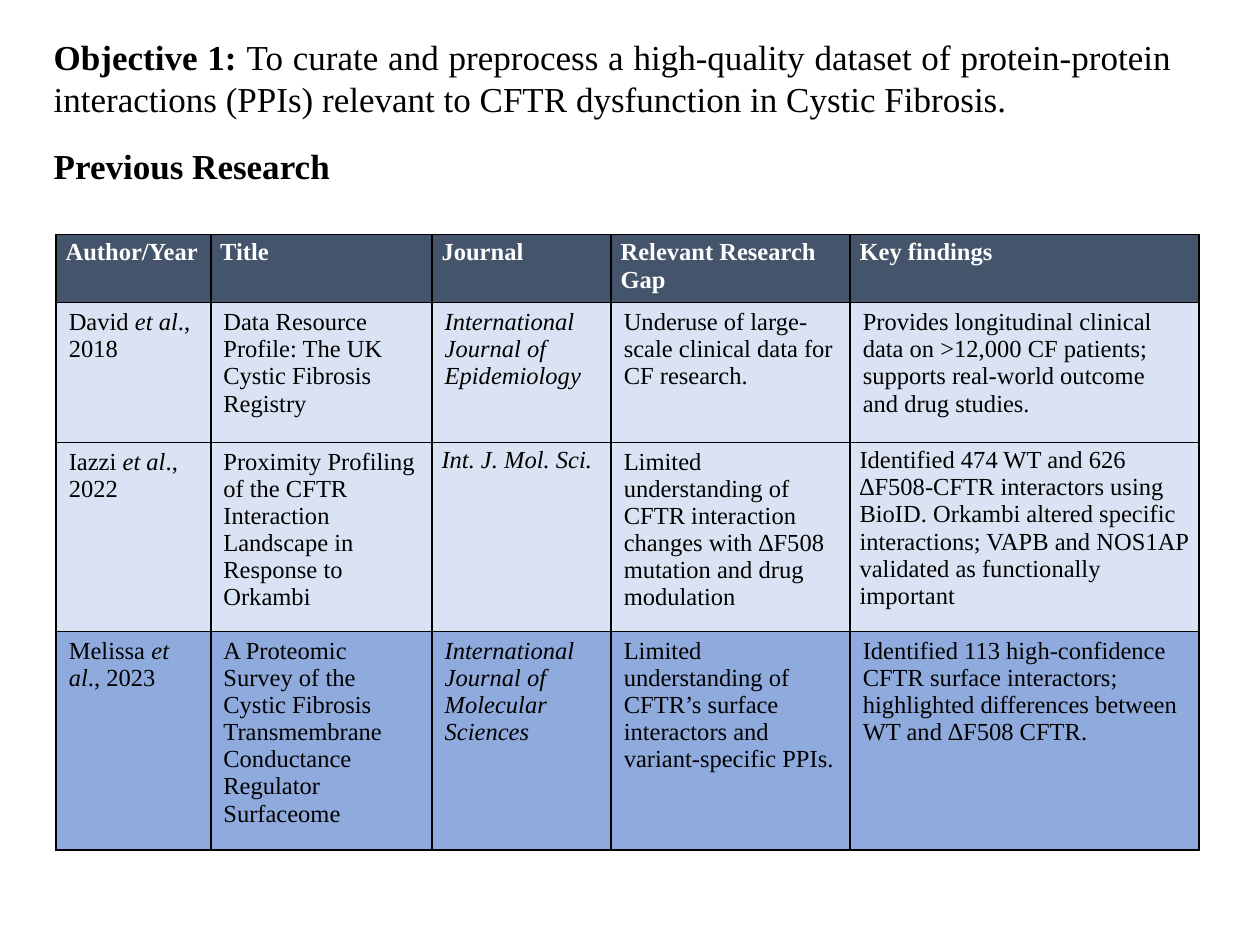
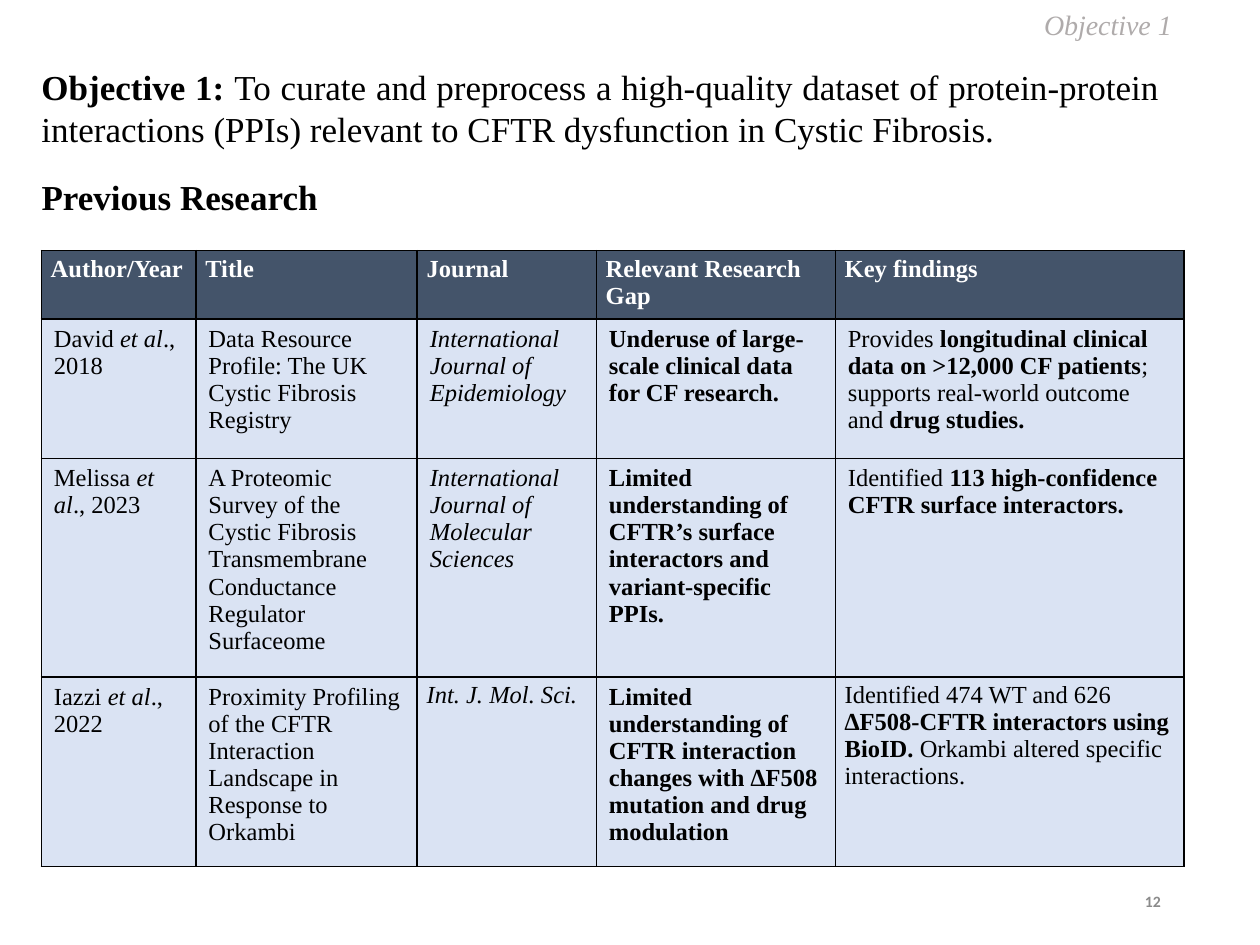
Before and after one commit to Vinoth0202/Training-to-Divya, a slide deck: slide 12 of DC - Dhivya G.pptx (slide 13 before the commit). Drawn at 1260x945 pixels with LibreOffice and Linux fonts; fonts in the diff are those of the drawing. Boxes give left, top, right and bottom in pixels: in the first picture for what was removed or moved away, otherwise in the second. Text is boxed around its words. In the diff, an @@ line names an element or a change of style, - is before the commit and + after.

```diff
--- a/DC - Dhivya G.pptx
+++ b/DC - Dhivya G.pptx
@@ text added at <box>1044,16,1172,41</box>, 16 pt, text #AFABAB, italic @@
+Objective 1
@@ text "Objective 1: To curate and ...": place and size @@
-text "Objective 1: To curate and ..." at <box>54,45,1171,120</box>
+text "Objective 1: To curate and ..." at <box>41,75,1158,149</box>
@@ text "Previous Research": place and size @@
-text "Previous Research" at <box>54,154,329,180</box>
+text "Previous Research" at <box>42,185,317,211</box>
@@ table at <box>42,251,1186,866</box> @@
-row 3: Iazzi et al., 2022 | Proximity Profiling of the CFTR Interaction Landscape in Response to Orkambi | Int. J. Mol. Sci. | Limited understanding of CFTR interaction changes with ∆F508 mutation and drug modulation | Identified 474 WT and 626 ∆F508-CFTR interactors using BioID. Orkambi altered specific interactions; VAPB and NOS1AP validated as functionally important
+row 3: Melissa et al., 2023 | A Proteomic Survey of the Cystic Fibrosis Transmembrane Conductance Regulator Surfaceome | International Journal of Molecular Sciences | Limited understanding of CFTR’s surface interactors and variant-specific PPIs. | Identified 113 high-confidence CFTR surface interactors.
-row 4: Melissa et al., 2023 | A Proteomic Survey of the Cystic Fibrosis Transmembrane Conductance Regulator Surfaceome | International Journal of Molecular Sciences | Limited understanding of CFTR’s surface interactors and variant-specific PPIs. | Identified 113 high-confidence CFTR surface interactors; highlighted differences between WT and ∆F508 CFTR.
+row 4: Iazzi et al., 2022 | Proximity Profiling of the CFTR Interaction Landscape in Response to Orkambi | Int. J. Mol. Sci. | Limited understanding of CFTR interaction changes with ∆F508 mutation and drug modulation | Identified 474 WT and 626 ∆F508-CFTR interactors using BioID. Orkambi altered specific interactions.
@@ fill #8FAADC to #DAE3F3 in row 4 @@
@@ bold on in "Underuse of large-scale clinical data for CF ...", "longitudinal clinical data on >12,000 CF patients; ..." @@
@@ table: place and size @@
-table at <box>57,234,1201,849</box>
+table at <box>42,251,1186,866</box>
@@ page number added at <box>1145,897,1161,907</box>, 9 pt, text #8C8C8C, bold @@
+12
```
Also in this commit, not shown: 28 other slides changed, 2 slides added, 4 slides removed, 1 other file.
